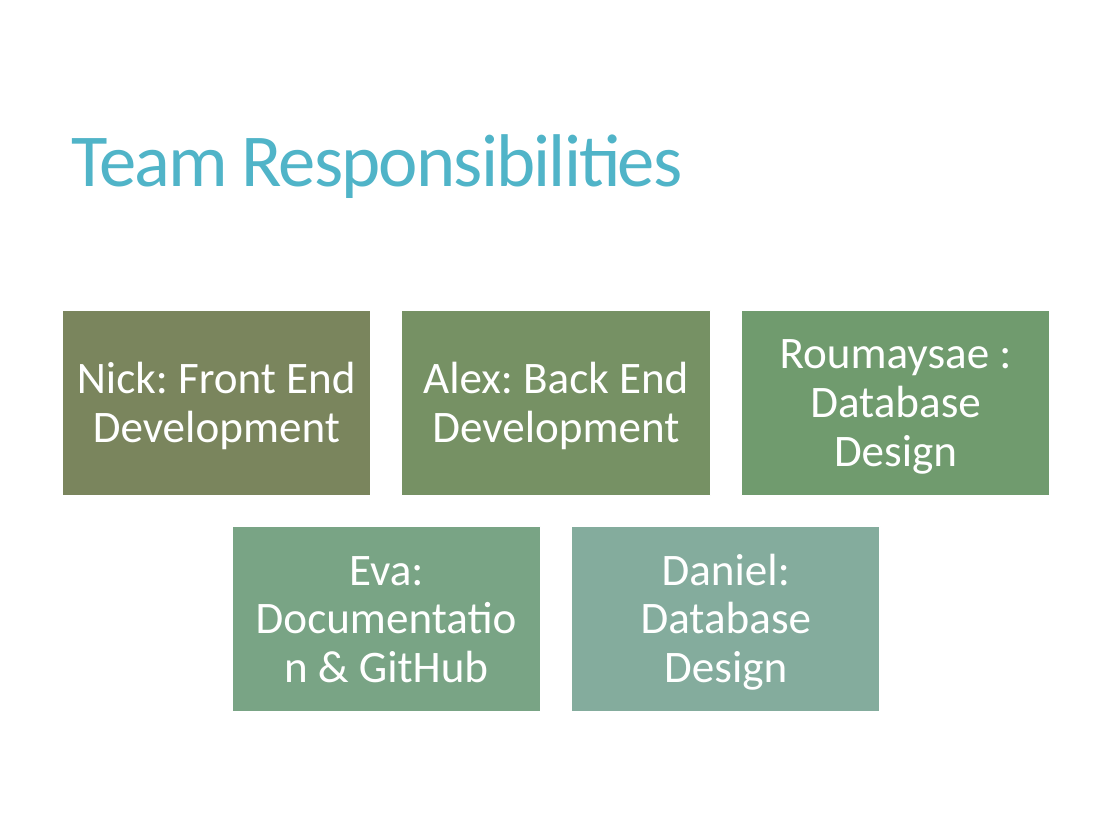
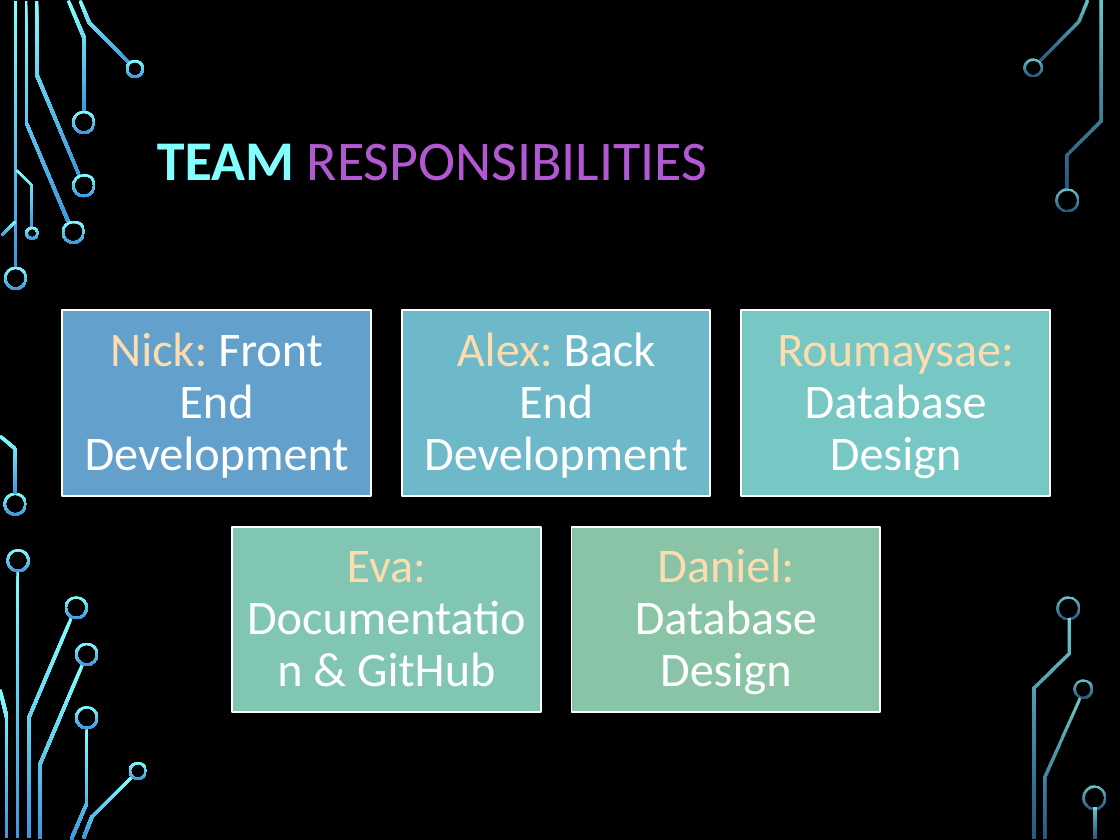
Before and after one commit to Buesse7310/Project-Alex-Roma-Nick-Eva-, a slide deck: slide 12 of docs/phase1/Spending_Habit_Tracker_Phase1.pptx. Drawn at 1120x840 pixels with LibreOffice and Linux fonts; fonts in the diff are those of the drawing; background and template pictures are left out. Boxes give left, top, right and bottom in pixels: in the first picture for what was removed or moved away, otherwise in the second. Text is boxed around its words. In the diff, an @@ line names an element or a change of style, - is before the commit and + after.

```diff
--- a/docs/phase1/Spending_Habit_Tracker_Phase1.pptx
+++ b/docs/phase1/Spending_Habit_Tracker_Phase1.pptx
@@ background #FFFFFF to picture (left out) @@
@@ title at <box>157,143,708,181</box>: text changed; size 48 to 36 pt; text colour #50B4C8 to #B258D3 @@
-Team Responsibilities
+TEAM RESPONSIBILITIES
@@ text "Nick: Front End Development" at <box>85,332,349,478</box>: size 29 to 31 pt; text colour #FFFFFF to #FDDDB0 in "Nick:" @@
@@ rectangle at <box>62,310,371,495</box>: fill #7A855D to #63A0CC; outline #FFFFFF 1 pt to #FFFFFF 1.25 pt @@
@@ text "Alex: Back End Development" at <box>424,332,688,478</box>: size 29 to 31 pt; text colour #FFFFFF to #FDDDB0 in "Alex:" @@
@@ rectangle at <box>402,310,711,495</box>: fill #769164 to #6DB8C9; outline #FFFFFF 1 pt to #FFFFFF 1.25 pt @@
@@ rectangle at <box>741,310,1051,495</box>: fill #709B6E to #77C7C4; outline #FFFFFF 1 pt to #FFFFFF 1.25 pt @@
@@ text at <box>777,335,1014,478</box>: text changed; size 29 to 31 pt @@
-Roumaysae : Database Design
+Roumaysae: Database Design
@@ text "Eva: Documentation & GitHub" at <box>347,551,495,687</box>: size 29 to 31 pt; text colour #FFFFFF to #FDDDB0 in "Eva:" @@
@@ rectangle at <box>232,526,541,711</box>: fill #79A485 to #81C5B3; outline #FFFFFF 1 pt to #FFFFFF 1.25 pt @@
@@ text "Daniel: Database Design" at <box>635,548,817,694</box>: size 29 to 31 pt; text colour #FFFFFF to #FDDDB0 in "Daniel:" @@
@@ rectangle at <box>571,526,880,711</box>: fill #84AC9D to #8AC4A7; outline #FFFFFF 1 pt to #FFFFFF 1.25 pt @@
@@ group added at <box>0,0,1105,840</box>: 33 freeform shapes, 3 rectangles @@
```
Also in this commit, not shown: 11 other slides changed, 1 slide added.
